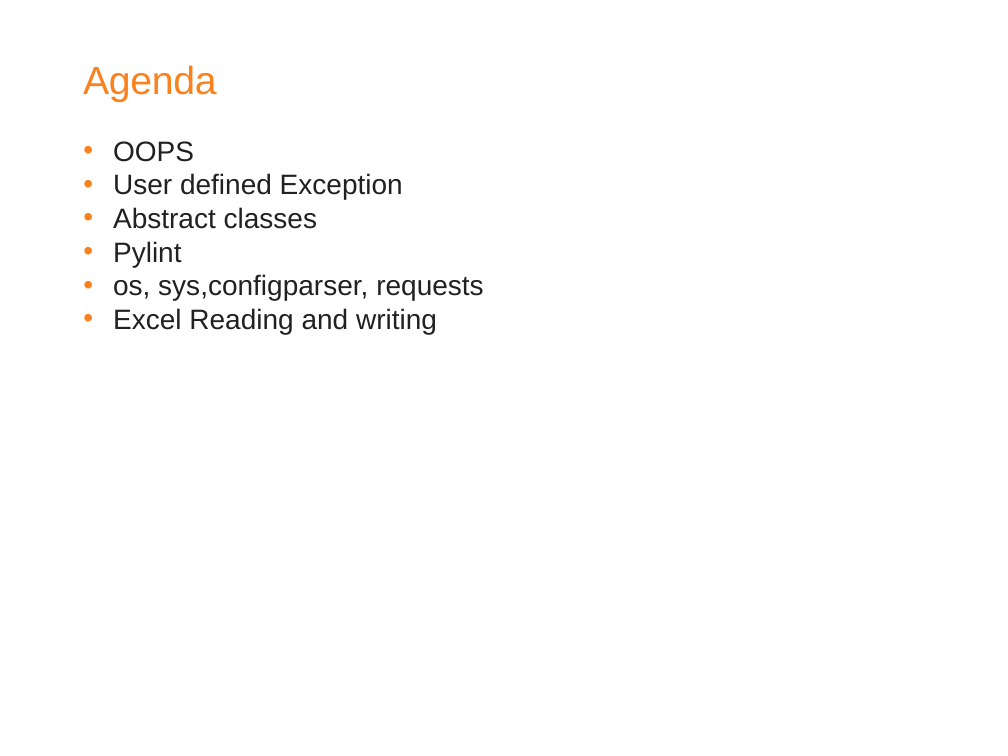
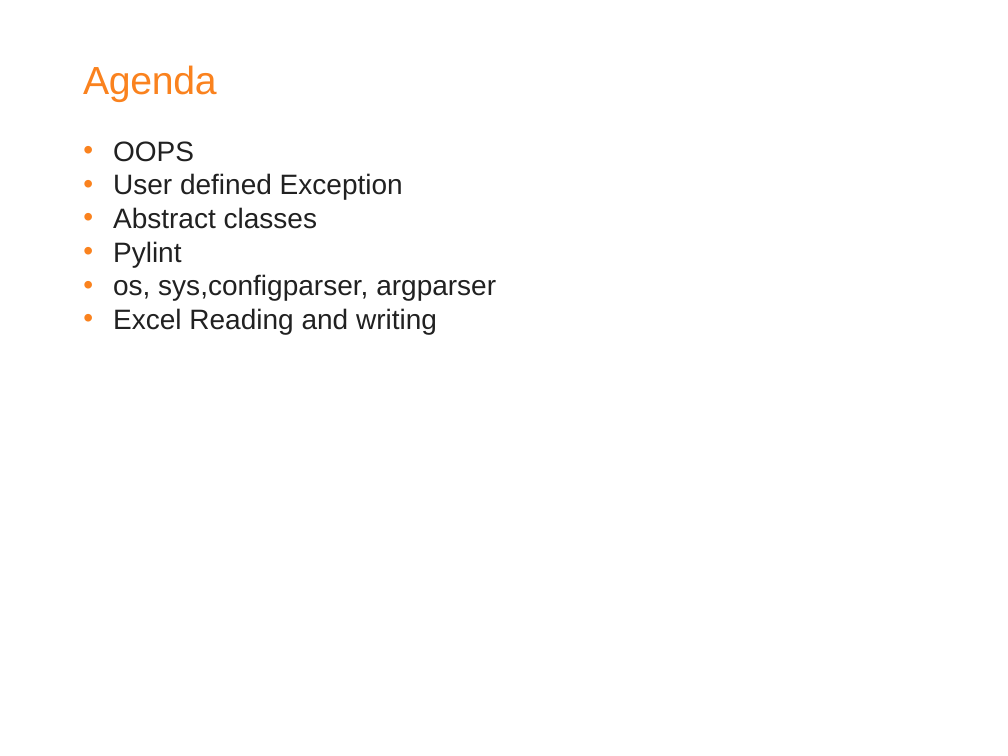
Before and after one commit to arjunrautela/Introduction-To-Python, a slide deck: slide 2 of PPT/Introduction To Python Day 3.pptx. Drawn at 1008x756 pixels with LibreOffice and Linux fonts; fonts in the diff are those of the drawing; background and template pictures are left out. Boxes give left, top, right and bottom in pixels: in the first picture for what was removed or moved away, otherwise in the second. Text is boxed around its words. In the diff, an @@ line names an element or a change of style, - is before the commit and + after.

```diff
--- a/PPT/Introduction To Python Day 3.pptx
+++ b/PPT/Introduction To Python Day 3.pptx
@@ text at [113,274,496,300]: text changed @@
-• os, sys,configparser, requests
+• os, sys,configparser, argparser
```
Also in this commit, not shown: 29 other slides changed, 27 other files.
